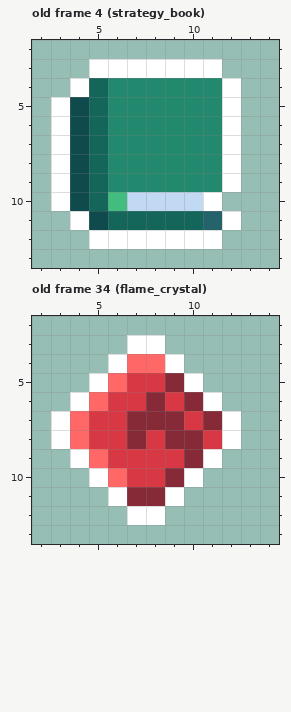
Two states of a pixel-art file, public/assets/images/items.aseprite. Above, as it was before the edit.
16x16 pixels, 38 frames. Shown: old frame 4 (strategy_book): x 2..14, y 2..13; old frame 34 (flame_crystal): x 2..14, y 2..13. The commit also changed other frames, which this record leaves out.
The same view after the edit:
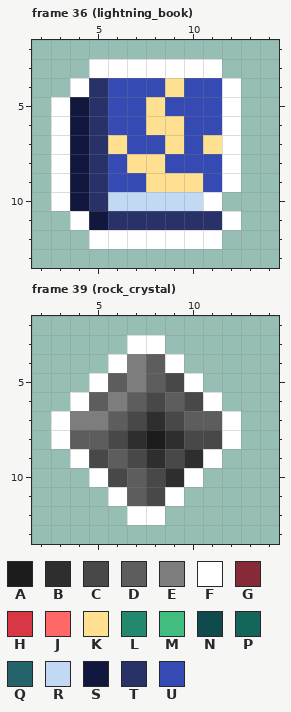
Palette (. is transparent): A #1c1c1c  B #2e2e2e  C #484848  D #5d5d5d  E #7d7d7d  F #ffffff  G #872a38  H #d83843  J #ff6866  K #ffe091  L #22896e  M #42bc7f  N #0f4a4c  P #14665b  Q #25636b  R #c1d9f2  S #12173d  T #293268  U #354ab2
A new or re-ordered frame is compared with the old frame closest to it.
Change:
frames 38 -> 41
Changed rows in their new state; - is an unchanged pixel.
Frame 36 (lightning_book) is new; against old frame 4 (strategy_book), layer "Layer":
first column x 4:
 4 -TUUUKUU
 5 STUUKUUU
 6 STUUKKUU
 7 STKUUKUK
 8 STUKKUUU
 9 STUUKKKU
10 STR-----
11 -STTTTTT
Frame 39 (rock_crystal) is new; against old frame 34 (flame_crystal), layer "Layer":
first column x 4:
 4 ---ED---
 5 --DEDC--
 6 -DEDCDC-
 7 EEDCBCDD
 8 DDCBABCC
 9 -CDCBCB-
10 --CDCB--
11 ---DC---
Pixel boxes of the changes (left, top, right, bottom) in both pictures:
changed: (70, 78, 222, 230)
changed: (70, 354, 222, 506)
